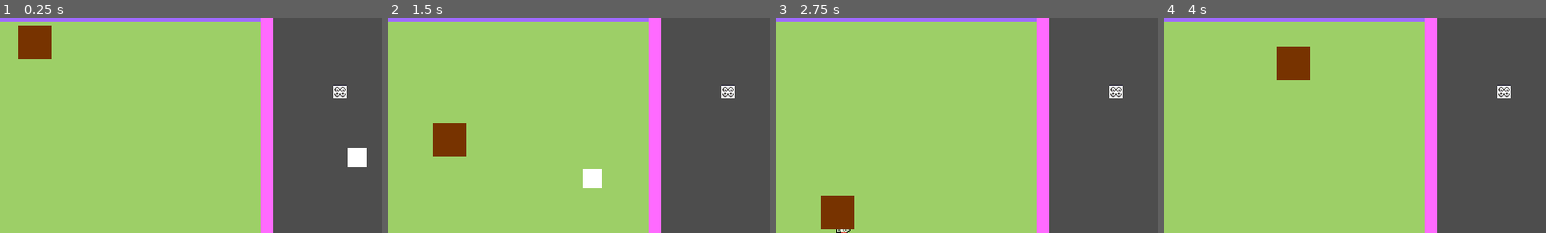
Above: before the commit, frames 1-4 (left to right).
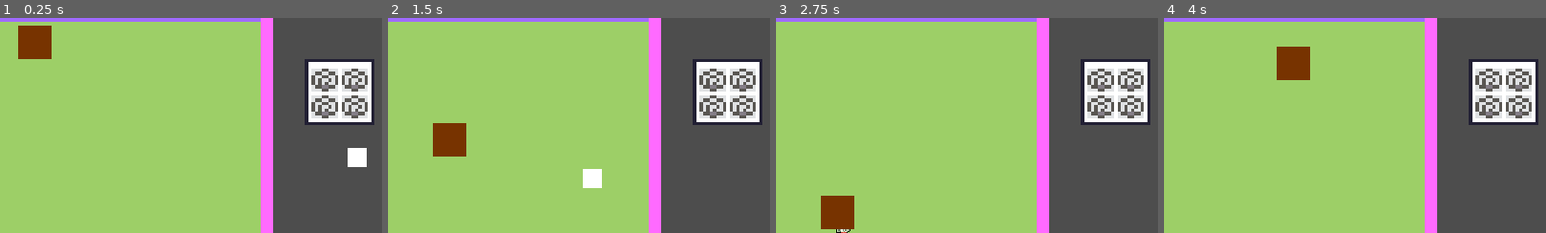
Above: after the commit, the same moments.

Repository: bvirnig/Claw-Kitchen
Game: Godot game, scene res://Scenes/main.tscn
Two runs of this game, one before a commit and one after it. Both use one fixed random seed, a clock stepped at 60 frames per second and the inputs below.
Inputs (mouse positions are % of the whole screen's width and height, from its top left):
- Up to frame 1 (0.25 s): no input
- Up to frame 2 (1.5 s): tap Enter (ui_accept) at 0.5, 0.77 s; move the mouse to (46, 31) at 0.52 s; tap Mouse wheel down (mouse_scroll_down) at 0.6 s; click (46, 31) at 0.67 s; move the mouse to (30, 55) at 1.27 s; tap Mouse wheel up (mouse_scroll_up) at 1.35 s; click (30, 55) at 1.42 s
- Up to frame 3 (2.75 s): tap Enter (ui_accept) at 1.52 s; move the mouse to (60, 28) at 2.02 s; tap Mouse wheel down (mouse_scroll_down) at 2.1 s; click (60, 28) at 2.17 s
- Up to frame 4 (4 s): move the mouse to (45, 70) at 2.77 s; tap Mouse wheel up (mouse_scroll_up) at 2.85 s; click (45, 70) at 2.92 s; tap Enter (ui_accept) at 3.02, 3.77 s; move the mouse to (80, 65) at 3.52 s; tap Mouse wheel down (mouse_scroll_down) at 3.6 s; click (80, 65) at 3.67 s
The pictures show only the part of the screen within x 3-53%, y 18-68%; the shares and areas given below are measured in that part.

The runs differ from the first frame. In frame 1, 4.3% of the frame differs, in the area x 79-98%, y 19-50%; in frame 2, 4.3%; in frame 3, 4.3%; in frame 4, 4.3%.

Commit message:
11/22 upload
not much

Diff:
--- a/clawkitchen/Scenes/stove.tscn
+++ b/clawkitchen/Scenes/stove.tscn
@@ -14,6 +14,7 @@
 
 [node name="Sprite2D" type="Sprite2D" parent="."]
 texture_filter = 1
+scale = Vector2(5, 5)
 texture = ExtResource("2_g8rtr")
 
 [node name="CollisionShape2D" type="CollisionShape2D" parent="."]
@@ -36,7 +37,8 @@
 one_shot = true
 
 [node name="Food2CookSpawner" parent="." instance=ExtResource("4_tufs5")]
-food_scene = ExtResource("2_if7l8")
 
+[connection signal="body_entered" from="." to="." method="_on_body_entered"]
 [connection signal="mouse_entered" from="." to="." method="_on_mouse_entered"]
 [connection signal="timeout" from="CookTimer" to="." method="_on_cook_timer_timeout"]
+[connection signal="timeout" from="CookTimer" to="Food2CookSpawner" method="_on_cook_timer_timeout"]
--- a/clawkitchen/food_2_cook_spawner.gd
+++ b/clawkitchen/food_2_cook_spawner.gd
@@ -2,7 +2,6 @@
 
 @export var food_scene: PackedScene  # The scene to be instantiated for food
 var stove_positions: Array = []  # To store positions of all stoves
-var stove_collision_shapes: Array = []  # To store stove's collision shape positions
 
 # Called when the node enters the scene tree for the first time
 func _ready() -> void:
@@ -67,26 +66,31 @@
 	get_parent().add_child(food_instance)  # Assuming this is a child of the main scene
 	food_instance.add_to_group("food")  # Optional: Add to group for easy management
 
-	# Optionally: You can handle food expiration by adding a timer if needed
+	# Add a timer for this specific food instance
 	add_timer_to_food(food_instance)
 
 # Function to add a timer to the food item and free it after 5 seconds
 func add_timer_to_food(food_instance: Node) -> void:
-	# Create a new Timer node
+	# Create a new Timer node for this food instance
 	var timer = Timer.new()
 
 	# Set the timer duration to 5 seconds
-	timer.wait_time = 5
+	timer.wait_time = 5  # This ensures the food is removed after 5 seconds
 	timer.one_shot = true  # This ensures the timer stops after 1 cycle
 
 	# Add the timer as a child of the food instance (so it stays with it)
 	food_instance.add_child(timer)
 
+
 	# Start the timer
 	timer.start()
 
 # Called when the timer times out (after 5 seconds)
-func _on_food_timeout(food_instance: Node) -> void:
-	# Queue the food instance for removal
-	food_instance.queue_free()
-	print("Food item removed after 5 seconds.")
+func cooked():
+	$CookTimer.start()
+	queue_free()
+
+
+
+func _on_cook_timer_timeout() -> void:
+	queue_free()
--- a/clawkitchen/stove.gd
+++ b/clawkitchen/stove.gd
@@ -11,10 +11,13 @@
 # Will store all collision shape global positions
 var collision_shapes_positions : Array = []
 
+# Add an ID for each stove to uniquely identify it
+@export var stove_id: int  # Unique identifier for this stove, set manually or dynamically
+
 # Called when the node enters the scene tree for the first time.
 func _ready() -> void:
 	# Optional: Print initial state
-	print("Stove ready! Current capacity: %d, Max capacity: %d", current_capacity, max_capacity)
+	print("Stove %d ready! Current capacity: %d, Max capacity: %d", stove_id, current_capacity, max_capacity)
 
 	# Find the Food2CookSpawner node in the scene
 	food2cook_spawner = $Food2CookSpawner  # Change path to your actual scene structure
@@ -23,7 +26,7 @@
 
 	# Add this stove to the array and track its information
 	collision_shapes_positions = get_collision_shapes_positions()
-	print("Collision shapes positions: ", collision_shapes_positions)
+	print("Collision shapes positions for stove %d: ", stove_id, collision_shapes_positions)
 
 # Function to get the global positions of all the CollisionShape2D nodes of the stove
 func get_collision_shapes_positions() -> Array:
@@ -35,17 +38,13 @@
 			# Store the global position of each CollisionShape2D
 			print("Child CollisionShape2D local position: ", child.position)
 			print("Child CollisionShape2D global position: ", child.global_position)
-			collision_shapes_positions.append(child.global_position)
+			collision_shapes_positions.append(child.position)
 
 	# Make sure we found the correct number of collision shapes (4 in this case)
 	if collision_shapes_positions.size() != 4:
 		print("Warning: Expected 4 CollisionShape2D nodes, found %d", collision_shapes_positions.size())
 
 	return collision_shapes_positions
-
-# Called every frame. 'delta' is the elapsed time since the previous frame.
-func _process(delta: float) -> void:
-	pass
 
 # Called to handle all input events globally (including clicks outside the stove)
 func _unhandled_input(event: InputEvent) -> void:
@@ -60,7 +59,7 @@
 		var stove_global_position = global_position  # The stove's global position
 
 		# Debug: Print the stove's global position
-		print("Stove global position: ", stove_global_position)
+		print("Stove %d global position: ", stove_id, stove_global_position)
 
 		# Ensure GameData is loaded
 		if Gamedata == null:
@@ -78,18 +77,28 @@
 				var spawn_position = collision_shapes_positions[current_collision_shape_index]
 
 				# Debug: Print the spawn position for the food (from collision shapes)
-				print("Spawn position for food: ", spawn_position)
+				print("Stove %d: Spawn position for food: ", stove_id, spawn_position)
 
 				# Instantiate the food at the correct collision shape position
 				food2cook_spawner.instantiate_food_at_position(spawn_position)
 
 				# Decrease the selected food count by 1 (call the decrement function)
 				Gamedata.decrement_food(selected_food, false)  # 'false' indicates it's raw food on the stove
-				print("You did it! Here's your food, and your food count has been decremented.")
+				print("Stove %d: You did it! Here's your food, and your food count has been decremented.", stove_id)
 
 				# Move to the next collision shape index (cycle back to 0 after 3)
 				current_collision_shape_index = (current_collision_shape_index + 1) % 4
+
+
+				# Ensure only one food item is placed per click. We stop here.
+				return  # Exit the function after placing one food item.
 			else:
 				print("Error: food2cook_spawner is null!")
 		else:
-			print("You need at least 1 of the selected food to spawn a prize.")
+			print("Stove %d: You need at least 1 of the selected food to spawn a prize.", stove_id)
+
+# Handling the collision for removing food
+func _on_body_entered(body: Node2D) -> void:
+	if body is Food:
+		body.queue_free()
+		print("Stove %d: Food removed from the stove.", stove_id)
